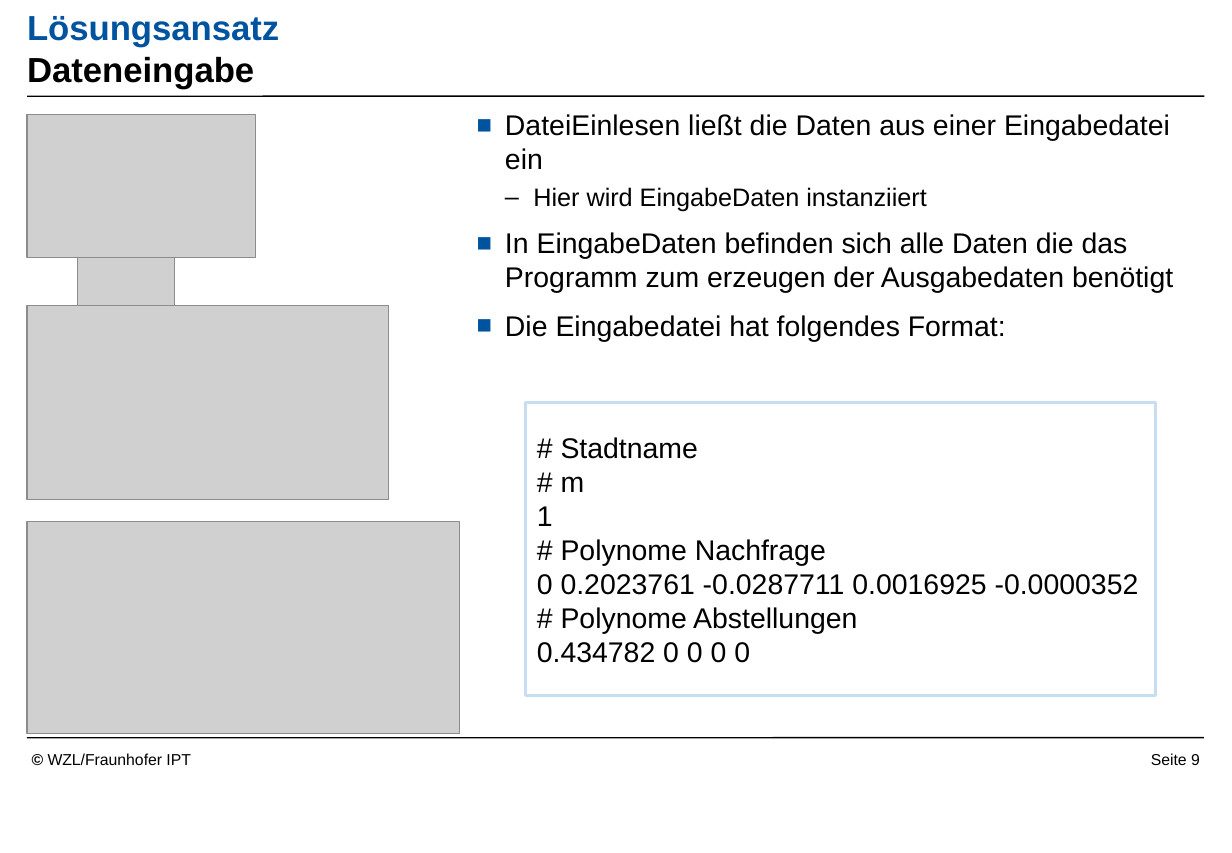
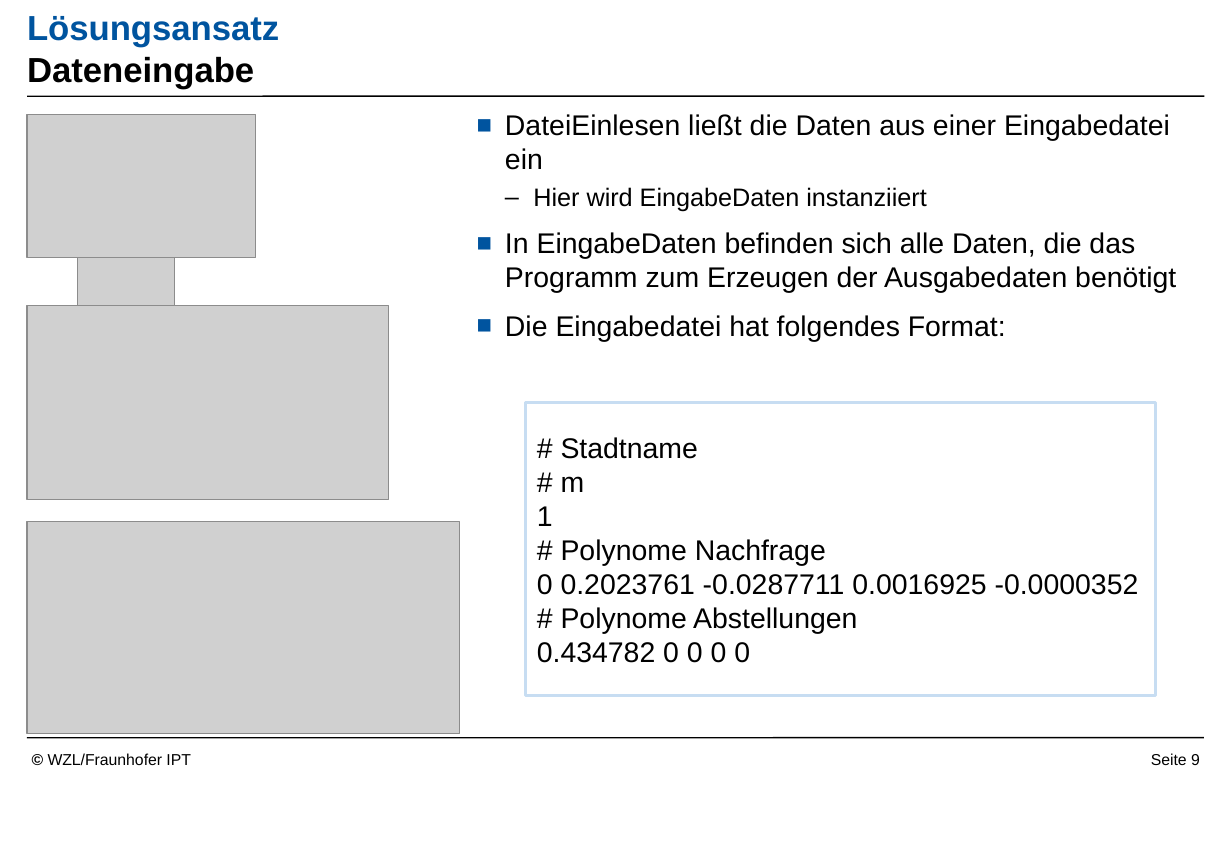
Before and after one commit to Readock/IHK2017, a slide deck: slide 9 of Vortrag/Vortrag Überarbeitet.pptx. Drawn at 1232x853 pixels with LibreOffice and Linux fonts; fonts in the diff are those of the drawing; grey boxes stand for pictures; background and template pictures are left out. Boxes give left, top, right and bottom in pixels: in the first picture for what was removed or moved away, otherwise in the second. Text is boxed around its words. In the diff, an @@ line names an element or a change of style, - is before the commit and + after.

```diff
--- a/Vortrag/Vortrag Überarbeitet.pptx
+++ b/Vortrag/Vortrag Überarbeitet.pptx
@@ text at <box>505,232,1176,293</box>: text changed @@
-■ In EingabeDaten befinden sich alle Daten die das Programm zum erzeugen der Ausgabedaten benötigt
+■ In EingabeDaten befinden sich alle Daten, die das Programm zum Erzeugen der Ausgabedaten benötigt
```
Also in this commit, not shown: 4 other slides changed.
